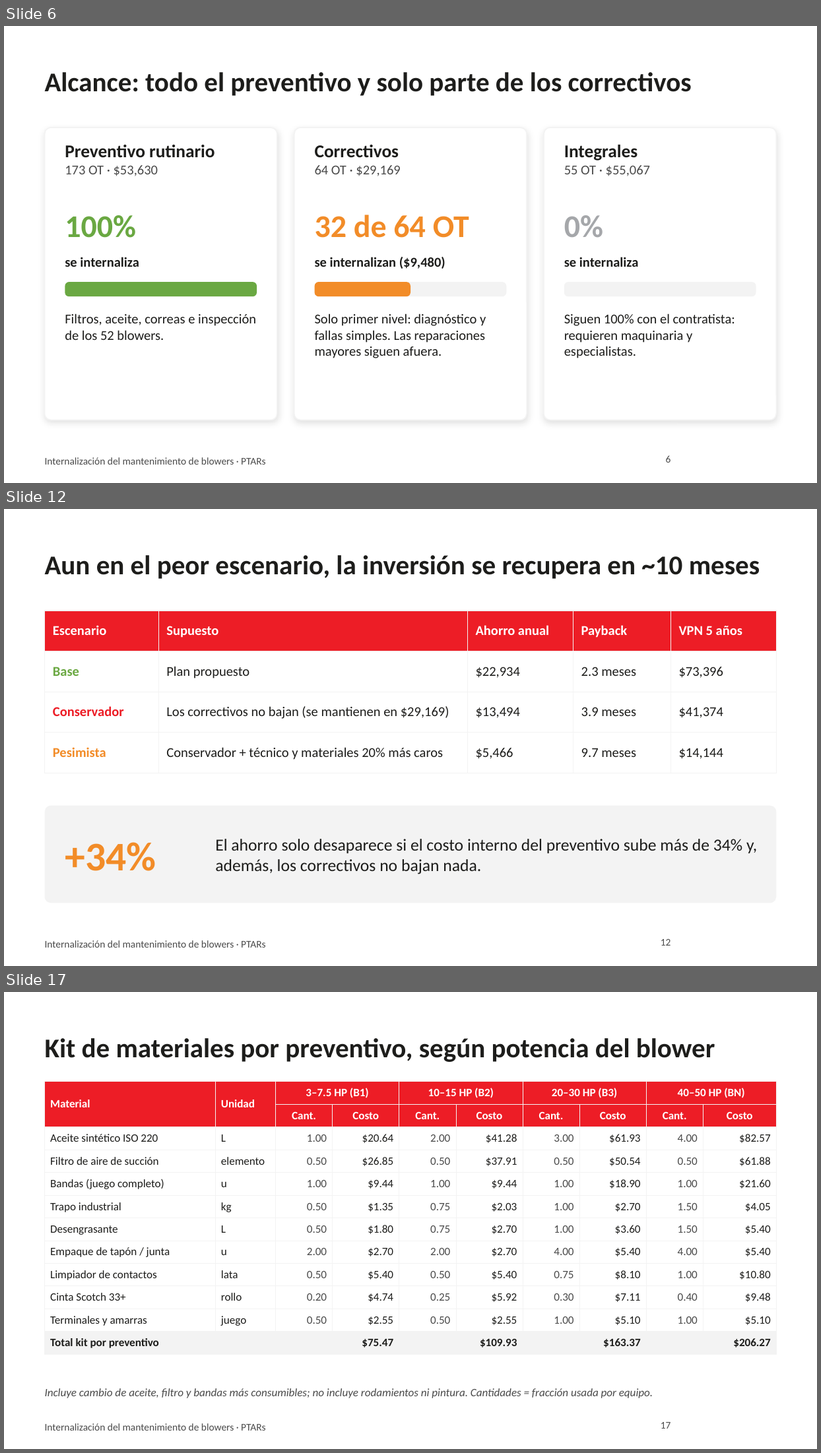
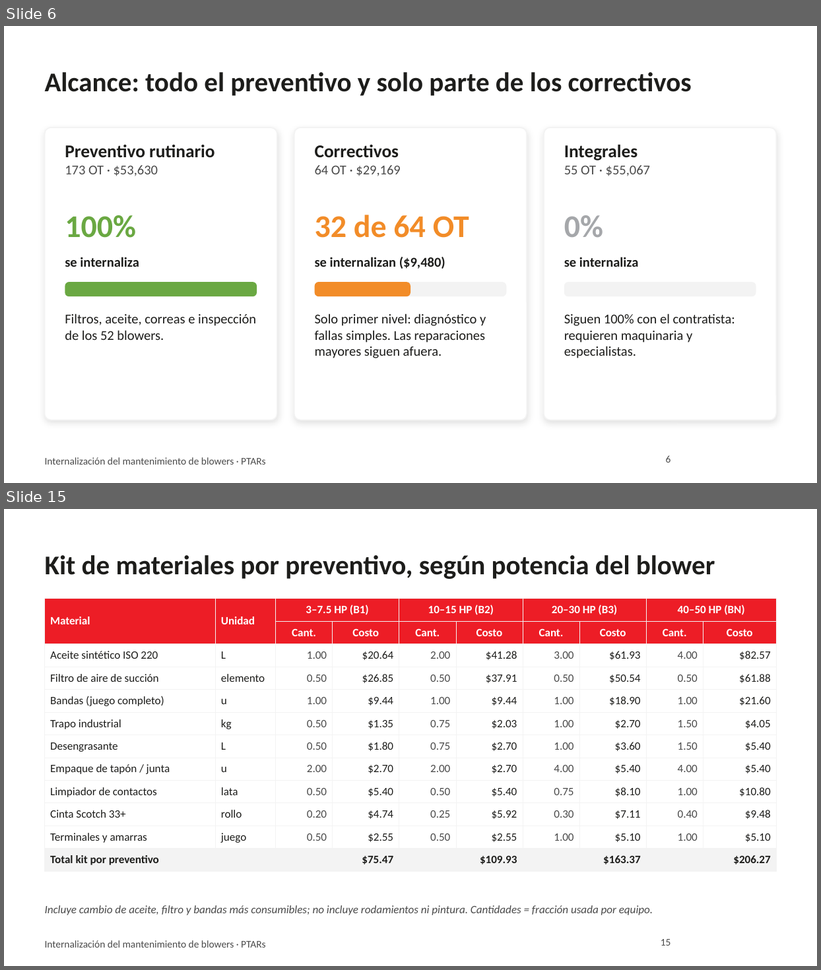
Before and after one commit to jjsamcar/Codigo-IA, a slide deck: presentaciones/Blowers_PTARs_Resumen_Gerencia.pptx. Shown one above the other, each under a label of ours: slides 6, 12 and 17 before the commit, slides 6 and 15 after it; the slides between them are not shown. The pictures are 821x1453 and 821x970 pixels, drawn with LibreOffice and Linux fonts; fonts in the diff are those of the drawing; background and template pictures are left out. Boxes give left, top, right and bottom in pixels: in the first picture for what was removed or moved away, otherwise in the second. Text is boxed around its words. In the diff, an @@ line names an element or a change of style, - is before the commit and + after.

```diff
--- a/presentaciones/Blowers_PTARs_Resumen_Gerencia.pptx
+++ b/presentaciones/Blowers_PTARs_Resumen_Gerencia.pptx
@@ slide 12 removed at box(4, 509, 817, 966), background #FFFFFF; not listed: 1 template element that a slide beside it also shows @@
@@ title removed at box(45, 555, 760, 579) @@
-Aun en el peor escenario, la inversión se recupera en ~10 meses
@@ table removed at box(45, 611, 776, 762), 4 rows, 5 columns @@
-Escenario | Supuesto | Ahorro anual | Payback | VPN 5 años
-Base | Plan propuesto | $22,934 | 2.3 meses | $73,396
-Conservador | Los correctivos no bajan (se mantienen en $29,169) | $13,494 | 3.9 meses | $41,374
-Pesimista | Conservador + técnico y materiales 20% más caros | $5,466 | 9.7 meses | $14,144
@@ rounded rectangle removed at box(45, 806, 776, 904) @@
@@ text removed at box(65, 842, 156, 871) @@
-+34%
@@ text removed at box(215, 839, 757, 875) @@
-El ahorro solo desaparece si el costo interno del preventivo sube más de 34% y, además, los correctivos no bajan nada.
@@ page number removed at box(661, 939, 671, 946) @@
-12
@@ what was slide 17 is now slide 15 @@
@@ page number at box(661, 939, 671, 946): text changed @@
-17
+15
```
Also in this commit, not shown: 10 slides changed, 1 slide added, 2 other slides removed.
